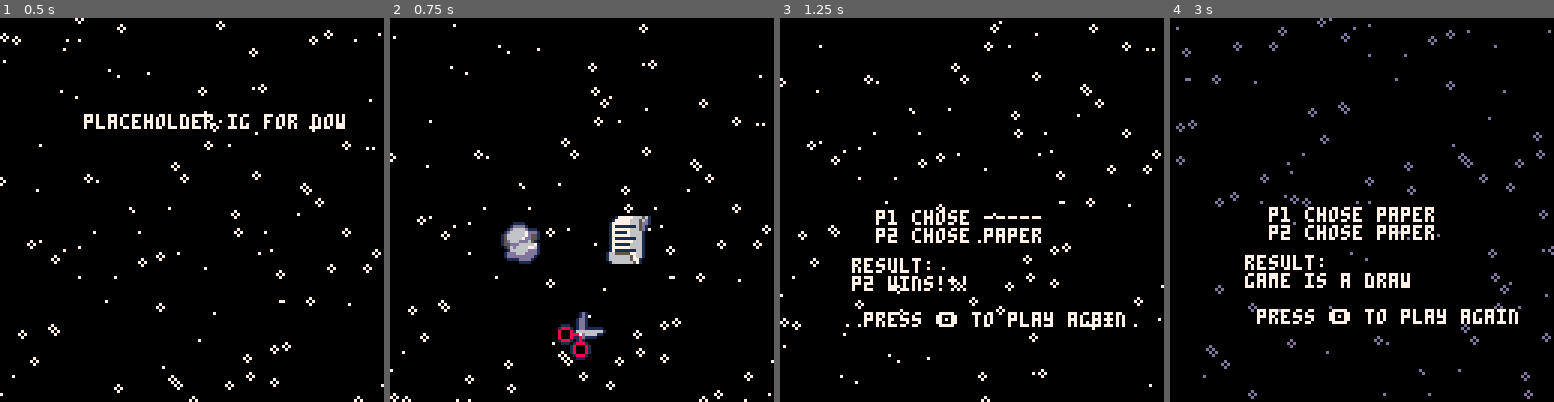
Above: before the commit, frames 1-4 (left to right).
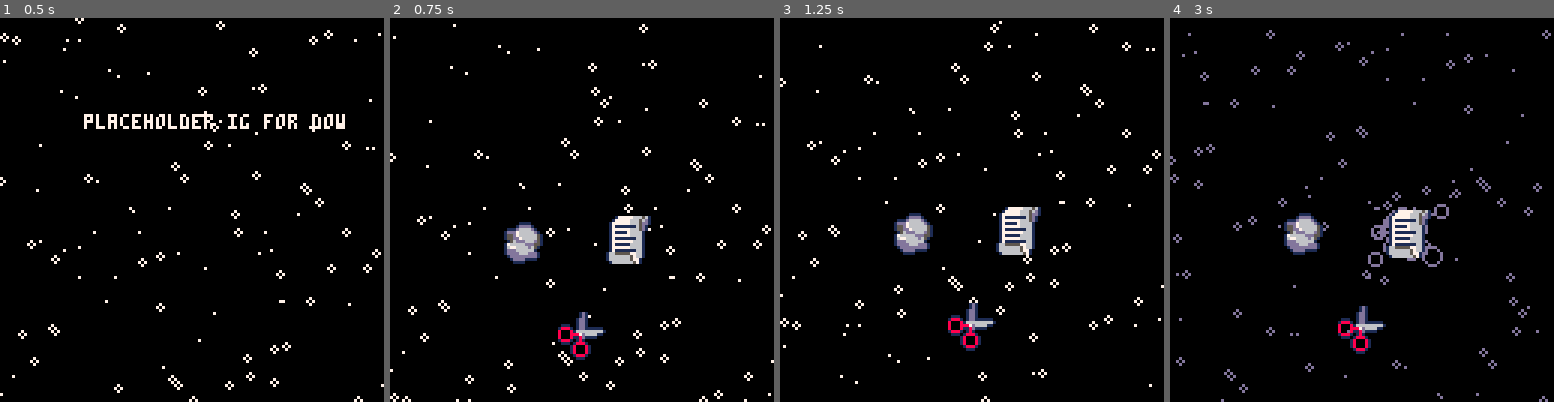
Above: after the commit, the same moments.

Repository: haarshmap/scissors-8
Game: PICO-8 cartridge draw.p8
The game is run twice, just before and just after one commit, with the same random seed, the same clock (stepped at 60 frames per second) and the same inputs.
Inputs:
- Up to frame 1 (0.5 s): tap X (X key) at 0.33 s
- Up to frame 2 (0.75 s): tap O (Z key) at 0.7 s
- Up to frame 3 (1.25 s): tap X (X key) at 1.07 s
- Up to frame 4 (3 s): hold Right 1.6-2.1 s; tap O (Z key) every 0.4 s from 1.7 to 2.9 s; tap X (X key) at 1.85, 2.97 s; hold Up 2.15-2.42 s; hold Right from 2.47 s (still down)

Frame 1 is identical in both runs. In frame 2, 0.6% of the frame differs, in the area x 28-40%, y 53-65%; in frame 3, 5.2%; in frame 4, 9.0%, in the area x 0-100%, y 0-100%.

Commit message:
game logic overhaul

Diff:
--- a/rps1.p8
+++ b/draw.p8
@@ -2,12 +2,6 @@
 version 41
 __lua__
 //main stuff
-
---today's tasks:
- --particle system
- --when option selected
-   --some particle effect
-
 function _init()
 	start_game()
 end
@@ -19,14 +13,10 @@
 	if state=="menu" then
 	 drw_mg()
 	end
-	if state=="result" then
-	 drw_fg()
-	end
 end
 
 function _update()
  t+=1
- timer -= 1
  updparts()
 
 	if state=="start" then
@@ -34,9 +24,6 @@
 	end
 	if state=="menu" then
 	 upd_mg()
-	end
-	if state=="result" then
-	 upd_fg()
 	end
 end
 
@@ -45,11 +32,21 @@
 	state="start"
 	shake = 0
 	t=0
-	timer = 0
-
-	sel1=0
-	sel2=rand(2)
-
+
+	//players
+	p1={
+	 hp=5,
+	 dmg=1,
+ 	sel1=0,
+ 	out=false
+	}
+	p2={
+	 hp=5,
+	 dmg=1,
+	 sel2=rand(2)
+	}
+
+	//items
  r={
   x=0,
   y=8,
@@ -88,19 +83,19 @@
   s=1,
   col=2
  }
-
 	stars={}
 	for i=1,100 do
 	 local nstars={}
 	 nstars.x = flr(rnd(128))
 	 nstars.y = flr(rnd(128))
+  nstars.sx = 1.5
+  nstars.sy = 1.5
 	 nstars.col = 7
 	 nstars.r = (rnd(2))
-	 add(stars, nstars)
+	 add(stars,nstars)
 	end
 
 	parts={}
-
 end
 -->8
 //draw
@@ -109,24 +104,24 @@
 	print("placeholder ig for now",28,32,7)
  doshake()
 	draw_stars()
- ani_stars(1.5,1.5,sel1)
+ ani_stars(p1.sel1)
 end
 
 function drw_mg()
  cls()
  doshake()
 	draw_stars()
- ani_stars(1.5,1.5,sel1)
-
- if sel1 == 1 then
+ ani_stars(p1.sel1)
+
+ if p1.sel1 == 1 then
   sspr(r.x,r.y,r.w,r.h,r.px,r.py+sin(t/30))
 	 drawparts()
  end
- if sel1 == 2 then
+ if p1.sel1 == 2 then
   sspr(p.x,p.y,p.w,p.h,p.px,p.py+sin(t/31))
 	 drawparts(p.x,p.y)
  end
- if sel1 == 3 then
+ if p1.sel1 == 3 then
   sspr(s.x,s.y,s.w,s.h,s.px,s.py+sin(t/32))
 	 drawparts(s.x,s.y)
  end
@@ -134,26 +129,6 @@
  sspr(r.x,r.y,r.w,r.h,r.px,r.py+sin(t/30))
  sspr(p.x,p.y,p.w,p.h,p.px,p.py+sin(t/31))
  sspr(s.x,s.y,s.w,s.h,s.px,s.py+sin(t/32))
-
-end
-
-function drw_fg()
- cls()
- doshake()
-	draw_stars()
- ani_stars(1.5,1.5,sel1)
-
- print("p1 chose "..p1,32,64,7)
- print("p2 chose "..p2,32,70,7)
-
-	print("result:",24,80,7)
-	if p1==p2 then
-	 print("game is a draw",24,86,7)
-	else
-	 print(result(),24,86,7)
-	end
-
-	print("press 🅾️ to play again",28,98,7)
 
 end
 -->8
@@ -167,45 +142,33 @@
 
 function upd_mg()
  if btn(⬅️) then
-  sel1=r.id
+  p1.sel1=r.id
   addparts(r.px+8,r.py+8,r.col)
   updparts()
-
+  sfx(1)
   shake=1
  end
  if btn(➡️) then
-  sel1=p.id
+  p1.sel1=p.id
   addparts(p.px+8,p.py+8,p.col)
   updparts()
+  sfx(1)
   shake=1
  end
  if btn(⬇️) then
-  sel1=s.id
+  p1.sel1=s.id
   addparts(s.px+8,s.py+8,s.col)
   updparts()
+  sfx(1)
   shake=1
  end
  if btn(⬆️) then
-  sel1=0
+  p1.sel1=0
+  sfx(1)
   shake=1
  end
-
- if btn(❎) then
-  state="result"
-  shake=2
- end
-end
-
-function upd_fg()
- p1=ret_str(sel1)
-	p2=ret_str(sel2)
-
-	if btnp(🅾️) then
-		state="menu"
-		shake=2
-  sel1=0
-	end
-end
+end
+
 -->8
 //tools
 function rand(i)
@@ -228,16 +191,6 @@
 	end
 end
 
-function result()
- if p1=="rock" and p2=="scissors" or
-    p1=="paper" and p2=="rock" or
-    p1=="scissors" and p2=="papers" then
-  return "p1 wins!!!"
- else
-  return "p2 wins!!!"
- end
-end
-
 function doshake()
  local shakex = rnd(shake)-rnd(shake/2)
  local shakey = rnd(shake)-rnd(shake/2)
@@ -260,26 +213,26 @@
  end
 end
 
-function ani_stars(xspd, yspd, sel1)
+function ani_stars(sel1)
  for i = 1,#stars do
  	local nstars = stars[i]
 		//spd depending on sel1
 		if sel1 == 0 then
    nstars.x += 0
-   nstars.y -= yspd
+   nstars.y -= nstars.sy
    nstars.col = 7
    if nstars.y < 0 then
 	   nstars.y += 128
 	  end
 		elseif sel1 == 1 then
-   nstars.x -= xspd
+   nstars.x -= nstars.sx
    nstars.y += 0
    nstars.col = 4
    if nstars.x < 0 then
 	   nstars.x += 128
 	  end
 		elseif sel1 == 2 then
-   nstars.x += xspd
+   nstars.x += nstars.sx
    nstars.y += 0
    nstars.col = 13
    if nstars.x > 128 then
@@ -287,7 +240,7 @@
 	  end
 		elseif sel1 == 3 then
    nstars.x += 0
-   nstars.y += yspd
+   nstars.y += nstars.sy
    nstars.col = 2
    if nstars.y > 128 then
 	   nstars.y -= 128
@@ -302,6 +255,7 @@
   nparts.x = px
   nparts.y = py
   nparts.r = flr(rnd(6))
+  nparts.decay = 0.2
   nparts.col = col
   nparts.sx = rnd(2)-1
   nparts.sy = rnd(2)-1
@@ -322,31 +276,35 @@
   local nparts = parts[i]
   nparts.x += nparts.sx
   nparts.y += nparts.sy
-  nparts.r -= 0.2
- end
-end
-…(25 lines of a section not shown)…
+  nparts.r -= nparts.decay
+ end
+end
+…(29 lines of a section not shown)…
--- /dev/null
+++ b/game.p8
@@ -0,0 +1,201 @@
+pico-8 cartridge // http://www.pico-8.com
+version 41
+__lua__
+function _init()
+ start_game()
+end
+
+function _draw()
+ if state=="start" then
+  drw_start()
+ end
+ if state=="menu" then
+  drw_menu()
+ end
+
+ if state=="end" then
+  drw_end()
+ end
+end
+
+function _update()
+ if state=="start" then
+  upd_start()
+ end
+ if state=="menu" then
+  upd_menu()
+ end
+end
+-->8
+//start game
+function start_game()
+	state="start"
+	shake = 0
+	t=0
+
+	//players
+	p1={
+	 hp=5,
+	 dmg=1,
+ 	sel1=2,
+ 	atk=false,
+	}
+	p2={
+	 hp=5,
+	 dmg=1,
+	 sel2=flr(rand(3)),
+	 atk=true,
+	}
+
+	//items
+ r={
+  x=0,
+  y=8,
+  h=16,
+  w=16,
+  px=36,
+  py=64,
+  id=1,
+  a=0,
+  s=1,
+  col=4
+ }
+ p={
+  x=16,
+  y=8,
+  h=16,
+  w=16,
+  px=72,
+  py=64,
+  id=2,
+  a=0,
+  s=1,
+  col=13
+ }
+ s={
+  x=32,
+  y=8,
+  h=16,
+  w=16,
+  px=56,
+  py=96,
+  id=3,
+  a=0,
+  s=1,
+  col=2
+ }
+	stars={}
+	for i=1,100 do
+	 local nstars={}
+	 nstars.x = flr(rnd(128))
+	 nstars.y = flr(rnd(128))
+  nstars.sx = 1.5
+  nstars.sy = 1.5
+	 nstars.col = 7
+	 nstars.r = (rnd(2))
+	 add(stars,nstars)
+	end
+
+	parts={}
+end
+-->8
+//draw
+function drw_start()
+ cls()
+ print("p1.sel1:"..p1.sel1,56,8,7)
+ print("p2.sel2:"..p2.sel2,56,16,7)
+
+end
+
+function drw_menu()
+ cls()
+ print("p1.atk:",16,8,7)
+ print(p1.atk,16,16,7)
+ print("p2.atk:",64,8,7)
+ print(p2.atk,64,16,7)
+
+ print("p1.hp:"..p1.hp,24,56,7)
+ print("p2.hp:"..p2.hp,56,56,7)
+
+end
+
+function drw_end()
+ cls()
+end
+-->8
+//update
+function upd_start()
+ if btn(⬅️) then
+  p1.sel1=1
+ end
+ if btn(➡️) then
+  p1.sel1=3
+ end
+ if btn(⬇️) then
+  p1.sel1=0
+ end
+ if btn(⬆️) then
+  p1.sel1=2
+ end
+ if btnp(🅾️) then
+  state="menu"
+  p1.atk = retout(p1.sel1,p2.sel2)
+  if p1.atk == true then
+   p2.atk = false
+   p1atk()
+  elseif p1.atk == false then
+   p2atk()
+  end
+  if p1.hp == 0 or p2.hp == 0 then
+   state="end"
+  end
+ end
+end
+
+
+function upd_menu()
+ if btnp(❎) then
+  state = "start"
+ end
+
+end
+-->8
+//tools
+function rand(i)
+ r = rnd(i)+1
+ return r
+end
+
+function retout(sel1,sel2)
+ if sel1 == 0 or sel1 == sel2 then
+  return false
+ end
+ if sel1 == 1 and sel2 == 3 or
+    sel1 == 2 and sel2 == 1 or
+    sel1 == 3 and sel2 == 2 then
+  return true
+ else
+  return false
+ end
+end
+
+function p1atk()
+ p2.hp -= p1.dmg
+ if p2.hp < 0 then
+  p2.hp=0
+ end
+end
+
+function p2atk()
+ p1.hp -= p2.dmg
+ if p1.hp < 0 then
+  p1.hp=0
+ end
+end
+__gfx__
+00000000000000000000000000000000000000000000000000000000000000000000000000000000000000000000000000000000000000000000000000000000
+00000000000000000000000000000000000000000000000000000000000000000000000000000000000000000000000000000000000000000000000000000000
+00700700000000000000000000000000000000000000000000000000000000000000000000000000000000000000000000000000000000000000000000000000
+00077000000000000000000000000000000000000000000000000000000000000000000000000000000000000000000000000000000000000000000000000000
+00077000000000000000000000000000000000000000000000000000000000000000000000000000000000000000000000000000000000000000000000000000
+00700700000000000000000000000000000000000000000000000000000000000000000000000000000000000000000000000000000000000000000000000000
Not shown, changed: 18 lines of the sprite sheet (__gfx__) section of draw.p8
Not shown, changed: the sound effects (__sfx__) section of draw.p8
